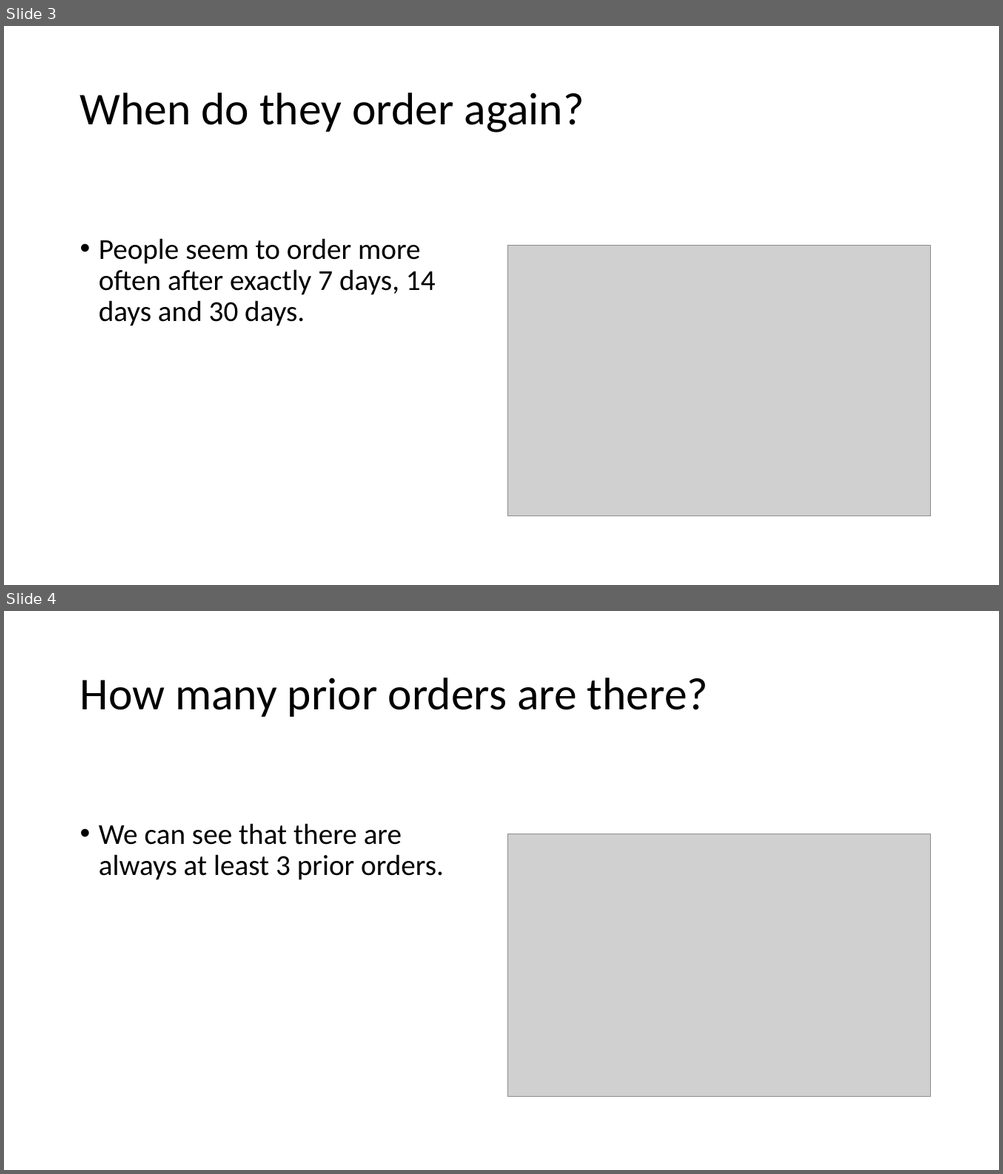
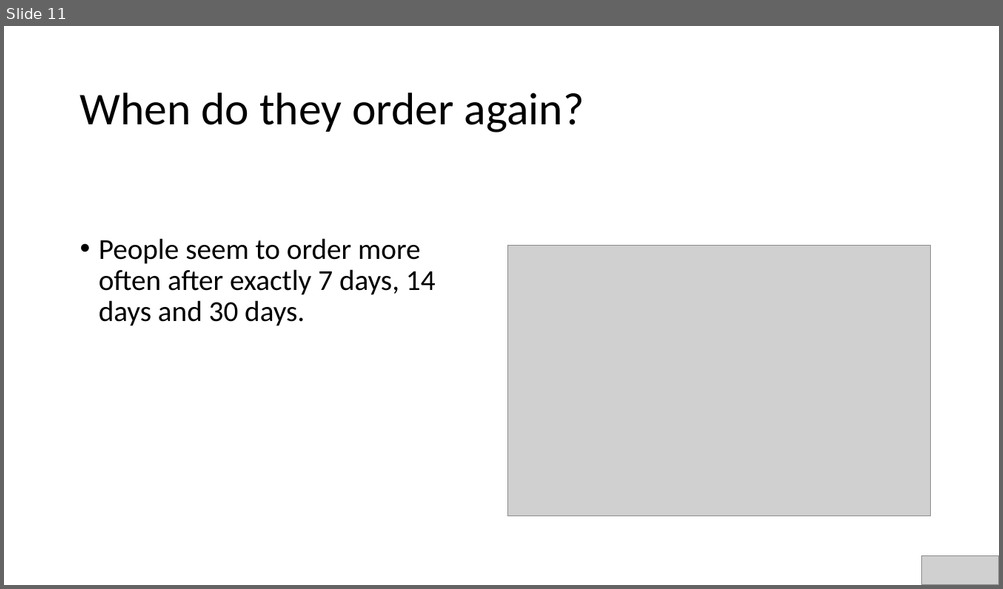
Before and after one commit to nairPrashant/InstaDataScience, a slide deck: Report/Presentation.pptx. Shown one above the other, each under a label of ours: slides 3 and 4 before the commit, slide 11 after it. The pictures are 1003x1174 and 1003x589 pixels, drawn with LibreOffice and Linux fonts; fonts in the diff are those of the drawing; grey boxes stand for pictures. Boxes give left, top, right and bottom in pixels: in the first picture for what was removed or moved away, otherwise in the second. Text is boxed around its words. In the diff, an @@ line names an element or a change of style, - is before the commit and + after.

```diff
--- a/Report/Presentation.pptx
+++ b/Report/Presentation.pptx
@@ slide 4 removed at (x1=4, y1=611, x2=999, y2=1170), background #FFFFFF @@
@@ title removed at (x1=80, y1=678, x2=708, y2=717) @@
-How many prior orders are there?
@@ text removed at (x1=99, y1=823, x2=444, y2=880) @@
-• We can see that there are always at least 3 prior orders.
@@ picture removed at (x1=508, y1=834, x2=930, y2=1097) @@
@@ what was slide 3 is now slide 11 @@
@@ slide 11 changed as well @@
@@ picture added at (x1=922, y1=556, x2=999, y2=585) @@
```
Also in this commit, not shown: 7 other slides changed, 26 slides added, 3 other slides removed, 1 other file.
